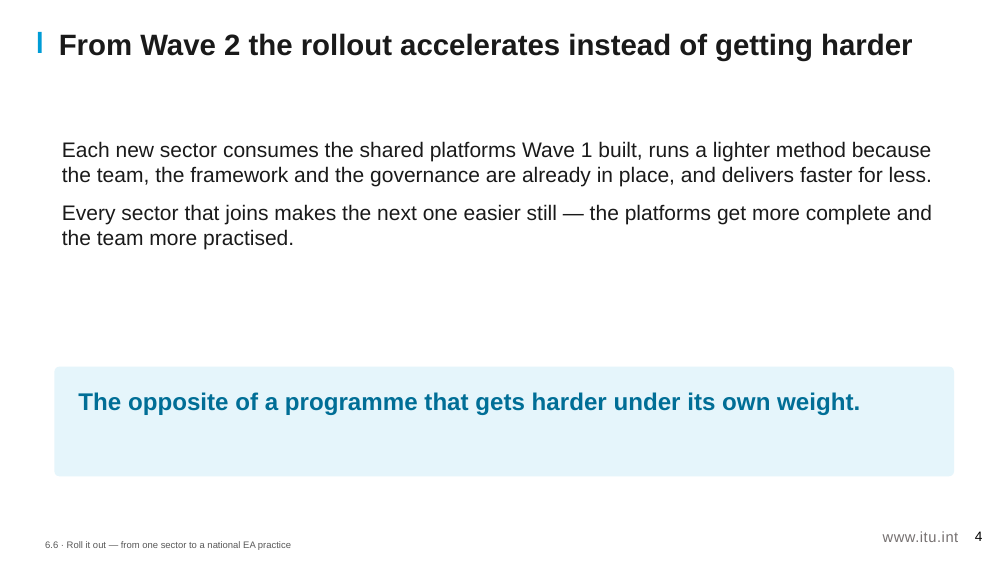
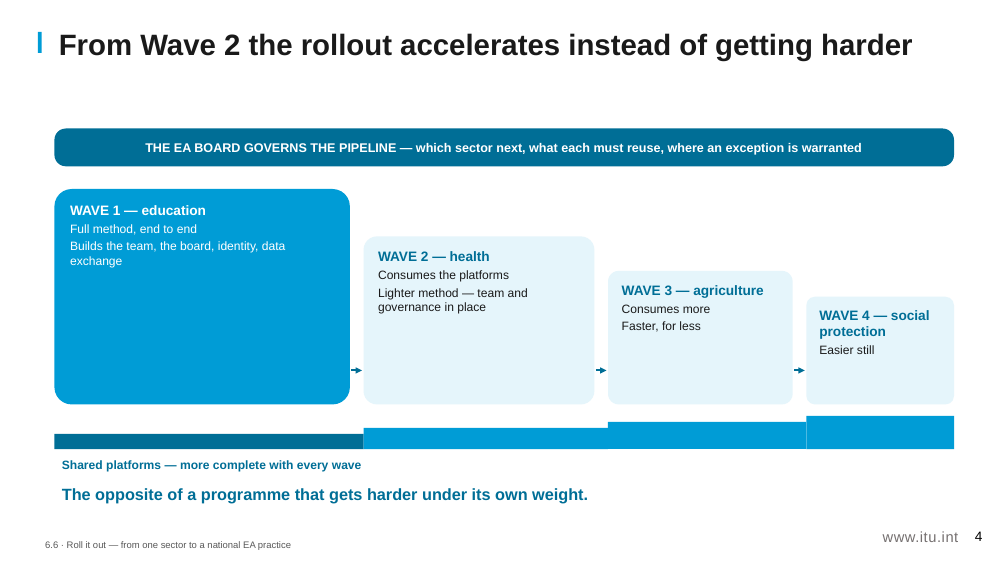
Before and after one commit to aarelaponin/geatdm-framework, a slide deck: slide 4 of 10-Knowledge-Products/KP1-GEA/videos/module_6/en/decks/KP1_M6_6.6_Deck_v0.1.pptx. Drawn at 1008x567 pixels with LibreOffice and Linux fonts; fonts in the diff are those of the drawing. Boxes give left, top, right and bottom in pixels: in the first picture for what was removed or moved away, otherwise in the second. Text is boxed around its words. In the diff, an @@ line names an element or a change of style, - is before the commit and + after.

```diff
--- a/10-Knowledge-Products/KP1-GEA/videos/module_6/en/decks/KP1_M6_6.6_Deck_v0.1.pptx
+++ b/10-Knowledge-Products/KP1-GEA/videos/module_6/en/decks/KP1_M6_6.6_Deck_v0.1.pptx
@@ rounded rectangle added at box(54, 129, 954, 166), fill #006E96, 12 pt, text #FFFFFF, bold @@
+THE EA BOARD GOVERNS THE PIPELINE — which sector next, what each must reuse, where an exception is warranted
@@ text removed at box(62, 141, 932, 249) @@
-Each new sector consumes the shared platforms Wave 1 built, runs a lighter method because the team, the framework and the governance are already in place, and delivers faster for less.
-Every sector that joins makes the next one easier still — the platforms get more complete and the team more practised.
@@ rounded rectangle added at box(54, 189, 350, 405), fill #009CD6, 11.5 pt, text #FFFFFF @@
+WAVE 1 — education
+Full method, end to end
+Builds the team, the board, identity, data exchange
@@ rounded rectangle added at box(364, 237, 594, 405), fill #E5F5FB, 11.5 pt, text #1A1A1A @@
+WAVE 2 — health
+Consumes the platforms
+Lighter method — team and governance in place
@@ rounded rectangle added at box(608, 271, 792, 405), fill #E5F5FB, 11.5 pt, text #1A1A1A @@
+WAVE 3 — agriculture
+Consumes more
+Faster, for less
@@ rounded rectangle added at box(807, 296, 954, 405), fill #E5F5FB, 13 pt, text #006E96, bold @@
+WAVE 4 — social protection
+Easier still
@@ rounded rectangle removed at box(54, 367, 954, 476) @@
@@ arrow added from (352, 371) to (362, 371), #006E96 2 pt @@
@@ arrow added from (596, 371) to (606, 371), #006E96 2 pt @@
@@ arrow added from (795, 371) to (805, 371), #006E96 2 pt @@
@@ rectangle added at box(807, 416, 954, 449), fill #009CD6 @@
@@ rectangle added at box(54, 434, 364, 449), fill #006E96 @@
@@ rectangle added at box(364, 428, 608, 449), fill #009CD6 @@
@@ rectangle added at box(608, 422, 806, 449), fill #009CD6 @@
@@ text added at box(62, 460, 362, 471), 11.5 pt, text #006E96, bold @@
+Shared platforms — more complete with every wave
@@ text "The opposite of a programme ...": place and size @@
-text "The opposite of a programme ..." at box(78, 392, 860, 415)
+text "The opposite of a programme ..." at box(62, 488, 588, 503)
@@ text "The opposite of a programme ..." at box(62, 488, 588, 503): size 23 to 15.5 pt; less space between paragraphs @@
```
Also in this commit, not shown: 1 other slide changed, 45 other files.
